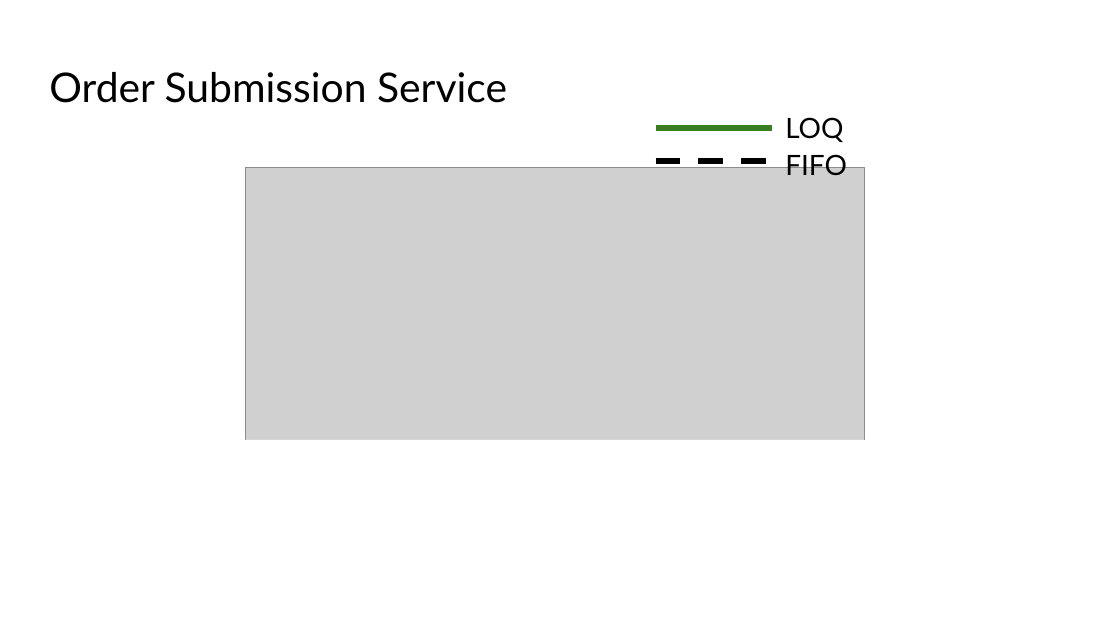
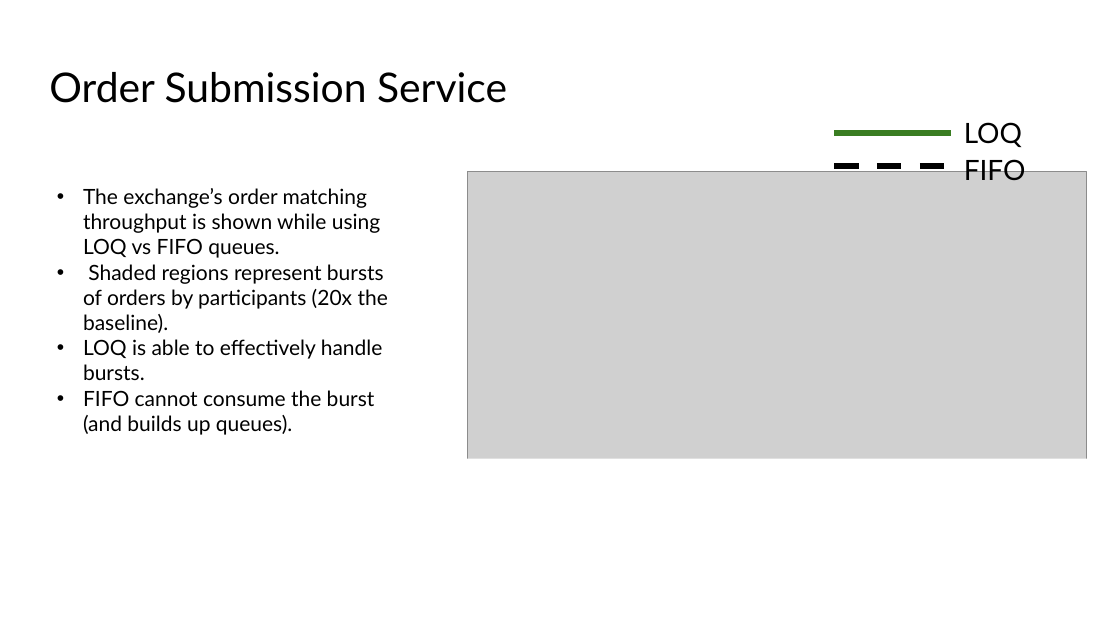
Before and after one commit to HaseebLUMS/Onyx-Presentation, a slide deck: slide 71 of v3 Onyx SIGCOMM.pptx. Drawn at 1120x630 pixels with LibreOffice and Linux fonts; fonts in the diff are those of the drawing; grey boxes stand for pictures. Boxes give left, top, right and bottom in pixels: in the first picture for what was removed or moved away, otherwise in the second. Text is boxed around its words. In the diff, an @@ line names an element or a change of style, - is before the commit and + after.

```diff
--- a/v3 Onyx SIGCOMM.pptx
+++ b/v3 Onyx SIGCOMM.pptx
@@ picture moved from (x1=245, y1=168, x2=865, y2=630) to (x1=467, y1=171, x2=1087, y2=630) @@
@@ 2 texts, 2 lines moved together from (x1=656, y1=117, x2=847, y2=175) to (x1=834, y1=122, x2=1026, y2=180) @@
@@ text added at (x1=83, y1=188, x2=388, y2=435), 18 pt, text #000000 @@
+• The exchange’s order matching throughput is shown while using LOQ vs FIFO queues.
+• Shaded regions represent bursts of orders by participants (20x the baseline).
+• LOQ is able to effectively handle bursts.
+• FIFO cannot consume the burst (and builds up queues).
@@ rectangle resized from (x1=217, y1=440, x2=903, y2=630) to (x1=434, y1=459, x2=1120, y2=630) @@
```
Also in this commit, not shown: 2 other slides changed, 3 other files.
